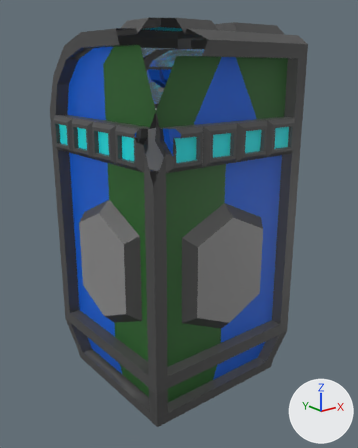
The FBX model Assets/Meshes/Player/MiningDrone/MiningDrone.fbx as it was, and as the next commit left it.
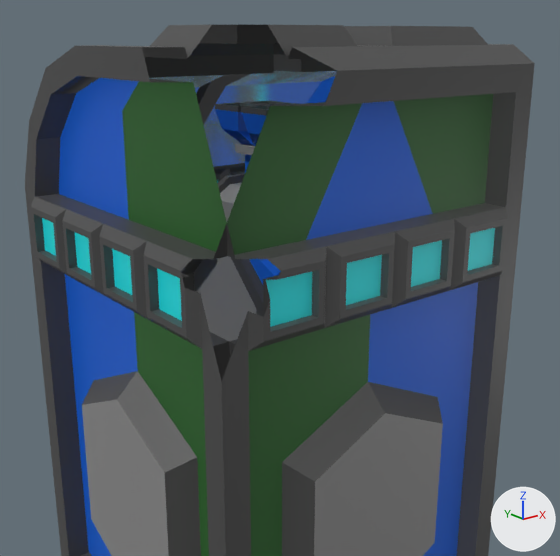
Each version is shown whole from a 50 mm lens placed at (-1.498, -1.909, 0.469), pointed at (0.016, -0.017, -0.288), then close up from a 50 mm lens placed at (-1.142, -1.477, 0.635), pointed at (0.031, -0.01, 0.048). Arrows for +X, +Y and +Z are at lower right; the lights stay in place. Everything nearer to the camera than a plane just in front of the edit is cut away. Where no turn or scale is listed for an object, it has been applied to the vertices.

The first close-up shows 'Cube.007', 'Drone', 'DroneTractorBeam'.
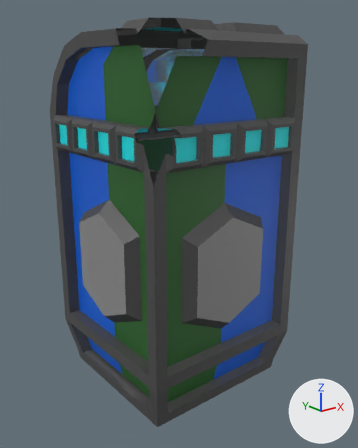
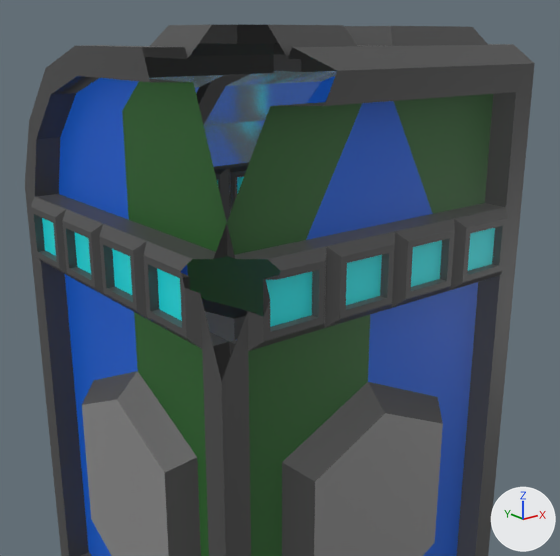
Commit message: fix: fixed model for Mining Drone and Drone Tractor Beam

Where the change shows, as pixel boxes [x1, y1, x2, y2] in the close-ups (560 x 556 px):
'DroneTractorBeam', deleted: before [181, 173, 281, 341]
'Cube.007', deleted: before [215, 101, 297, 173]

The edits, one by one:
Object 'DroneTractorBeam' (ob_dronetractorbeam) is deleted.
Object 'Cube.007' (ob_cube_007) is deleted.
